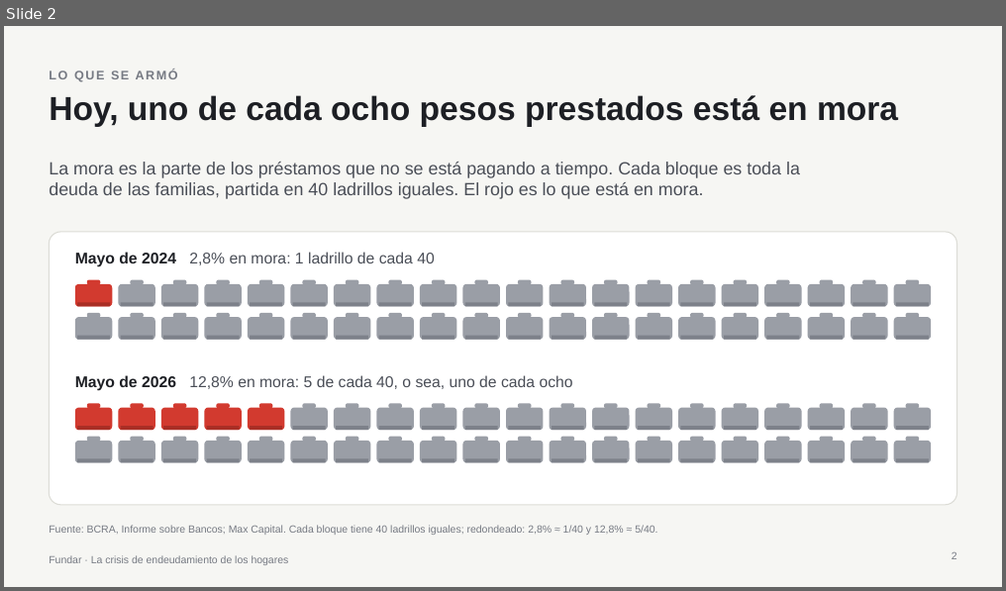
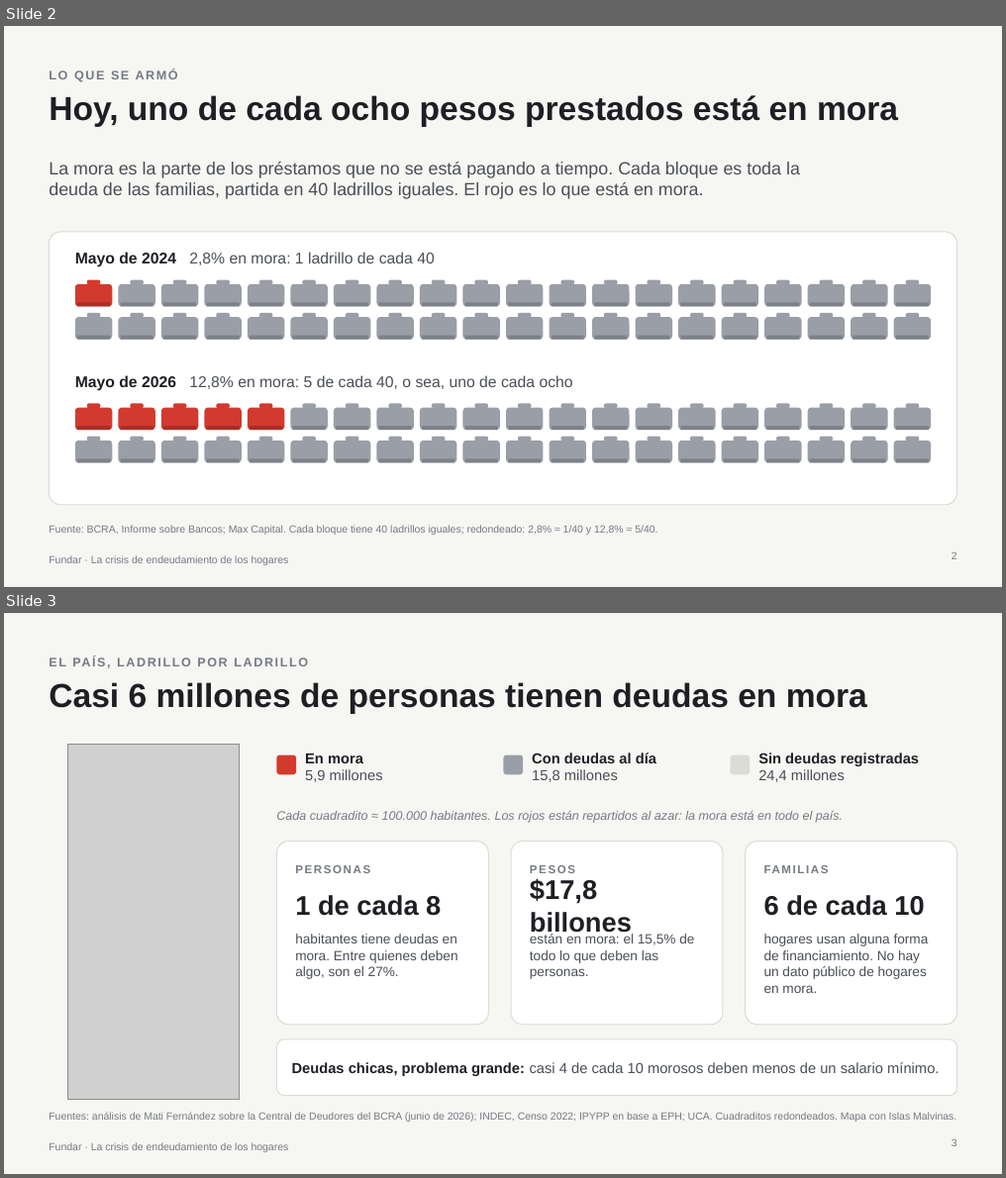
Before and after one commit to elibman36/precios-uber-aeropuertos, a slide deck: presentaciones/crisis_fundar_ladrillos.pptx. Shown one above the other, each under a label of ours: slide 2 before the commit, slides 2 and 3 after it. The pictures are 1006x591 and 1006x1178 pixels, drawn with LibreOffice and Linux fonts; fonts in the diff are those of the drawing; grey boxes stand for pictures. Boxes give left, top, right and bottom in pixels: in the first picture for what was removed or moved away, otherwise in the second. Text is boxed around its words. In the diff, an @@ line names an element or a change of style, - is before the commit and + after.

```diff
--- a/presentaciones/crisis_fundar_ladrillos.pptx
+++ b/presentaciones/crisis_fundar_ladrillos.pptx
@@ slide 3 added at bbox=[4, 613, 1002, 1174], background #F6F6F3; not listed: 1 template element that a slide beside it also shows @@
@@ text added at bbox=[49, 651, 798, 672], 12 pt, text #767A83, bold @@
+EL PAÍS, LADRILLO POR LADRILLO
@@ title added at bbox=[49, 682, 867, 714], 32 pt, text #1D1F24, bold @@
+Casi 6 millones de personas tienen deudas en mora
@@ picture added at bbox=[67, 744, 239, 1100] @@
@@ rounded rectangle added at bbox=[276, 756, 296, 774], fill #D23A2F @@
@@ text added at bbox=[305, 754, 383, 782], 14 pt, text #4A4E57 @@
+En mora
+5,9 millones
@@ rounded rectangle added at bbox=[503, 756, 523, 774], fill #9A9EA6 @@
@@ text added at bbox=[532, 753, 656, 782], 14 pt, text #1D1F24, bold @@
+Con deudas al día
+15,8 millones
@@ rounded rectangle added at bbox=[731, 756, 749, 774], fill #DCDCD6 @@
@@ text added at bbox=[758, 753, 919, 782], 14 pt, text #1D1F24, bold @@
+Sin deudas registradas
+24,4 millones
@@ text added at bbox=[276, 811, 843, 823], 12 pt, text #767A83, italic @@
+Cada cuadradito ≈ 100.000 habitantes. Los rojos están repartidos al azar: la mora está en todo el país.
@@ rounded rectangle added at bbox=[276, 842, 488, 1025], fill #FFFFFF, outline #DCDCD6 1 pt @@
@@ rounded rectangle added at bbox=[511, 842, 723, 1025], fill #FFFFFF, outline #DCDCD6 1 pt @@
@@ rounded rectangle added at bbox=[746, 842, 957, 1025], fill #FFFFFF, outline #DCDCD6 1 pt @@
@@ text added at bbox=[295, 865, 370, 873], 11 pt, text #767A83, bold @@
+PERSONAS
@@ text added at bbox=[530, 865, 575, 873], 11 pt, text #767A83, bold @@
+PESOS
@@ text added at bbox=[530, 878, 632, 936], 26 pt, text #1D1F24, bold @@
+$17,8 billones
@@ text added at bbox=[764, 858, 939, 880], 11 pt, text #767A83, bold @@
+FAMILIAS
@@ text added at bbox=[295, 895, 441, 916], 26 pt, text #1D1F24, bold @@
+1 de cada 8
@@ text added at bbox=[764, 895, 924, 916], 26 pt, text #1D1F24, bold @@
+6 de cada 10
@@ text added at bbox=[295, 934, 458, 979], 13 pt, text #4A4E57 @@
+habitantes tiene deudas en mora. Entre quienes deben algo, son el 27%.
@@ text added at bbox=[530, 934, 694, 979], 13 pt, text #4A4E57 @@
+están en mora: el 15,5% de todo lo que deben las personas.
@@ text added at bbox=[764, 934, 929, 993], 13 pt, text #4A4E57 @@
+hogares usan alguna forma de financiamiento. No hay un dato público de hogares en mora.
@@ rounded rectangle added at bbox=[276, 1040, 957, 1096], fill #FFFFFF, outline #DCDCD6 1 pt @@
@@ text added at bbox=[292, 1062, 939, 1076], 14 pt, text #4A4E57 @@
+Deudas chicas, problema grande: casi 4 de cada 10 morosos deben menos de un salario mínimo.
@@ text added at bbox=[49, 1112, 956, 1122], 10 pt, text #767A83 @@
+Fuentes: análisis de Mati Fernández sobre la Central de Deudores del BCRA (junio de 2026); INDEC, Censo 2022; IPYPP en base a EPH; UCA. Cuadraditos redondeados. Mapa con Islas Malvinas.
@@ page number added at bbox=[951, 1140, 957, 1147], 10 pt, text #767A83 @@
+3
```
Also in this commit, not shown: 4 slides changed, 1 other slide added, 1 other file.
